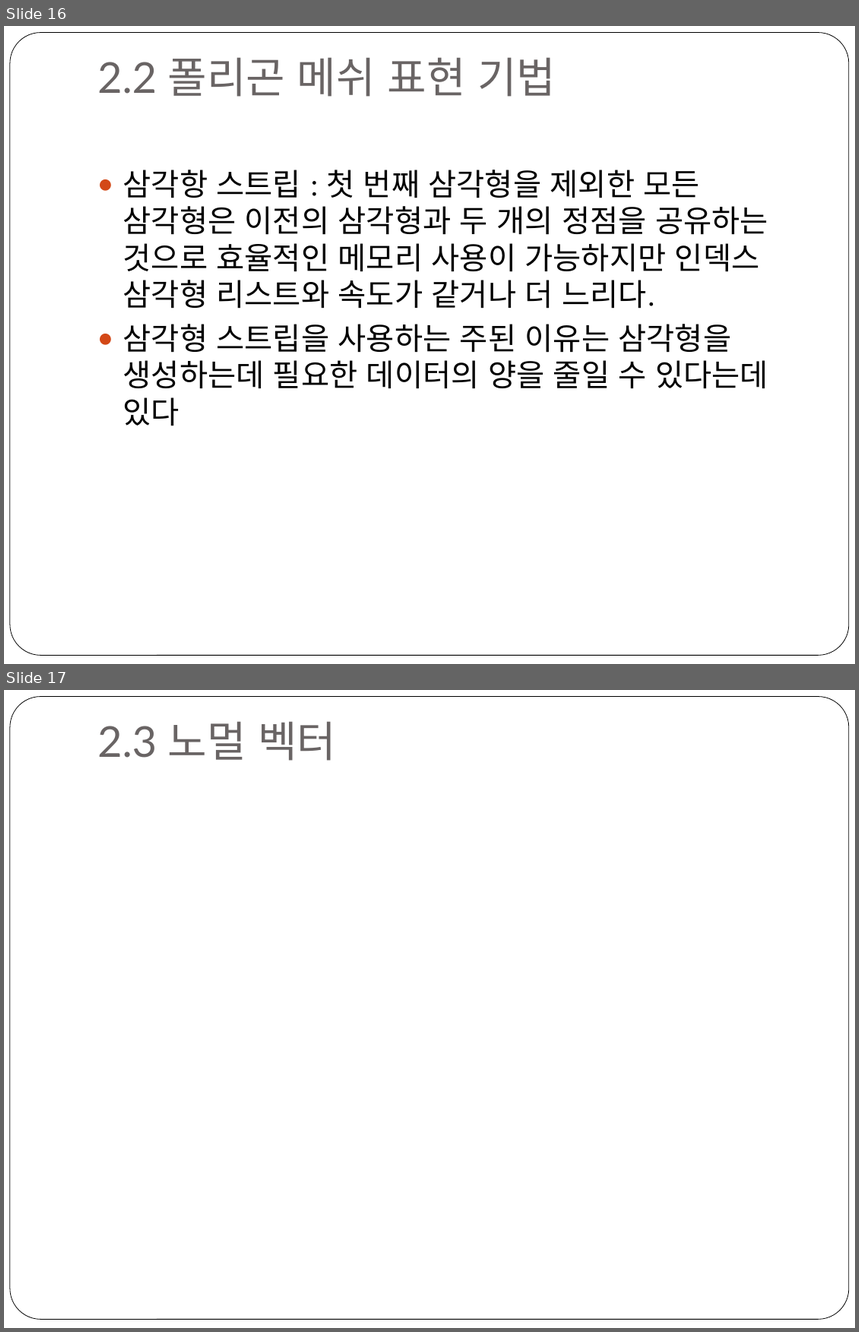
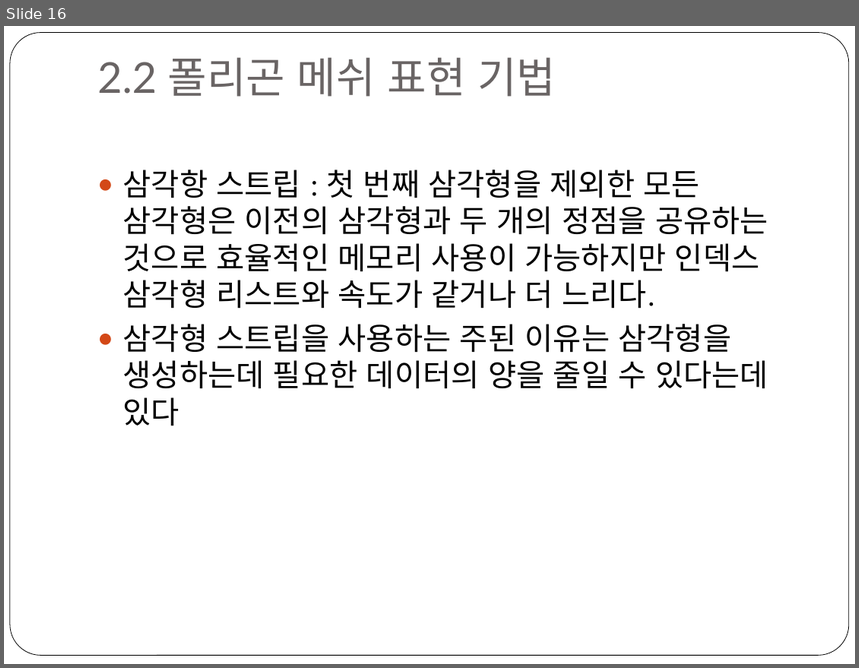
Before and after one commit to GomTangOng/SoftwareRenderer, a slide deck: 01. 폴리곤 메쉬.pptx. Shown one above the other, each under a label of ours: slides 16 and 17 before the commit, slide 16 after it. The pictures are 859x1332 and 859x668 pixels, drawn with LibreOffice and Linux fonts; fonts in the diff are those of the drawing. Boxes give left, top, right and bottom in pixels: in the first picture for what was removed or moved away, otherwise in the second. Text is boxed around its words. In the diff, an @@ line names an element or a change of style, - is before the commit and + after.

```diff
--- a/01. 폴리곤 메쉬.pptx
+++ b/01. 폴리곤 메쉬.pptx
@@ slide 17 removed at (x1=4, y1=690, x2=855, y2=1328), background #FFFFFF; not listed: 1 template element that a slide beside it also shows @@
@@ title removed at (x1=97, y1=721, x2=336, y2=761) @@
-2.3 노멀 벡터
```
Also in this commit, not shown: 2 slides changed, 1 other slide removed.
